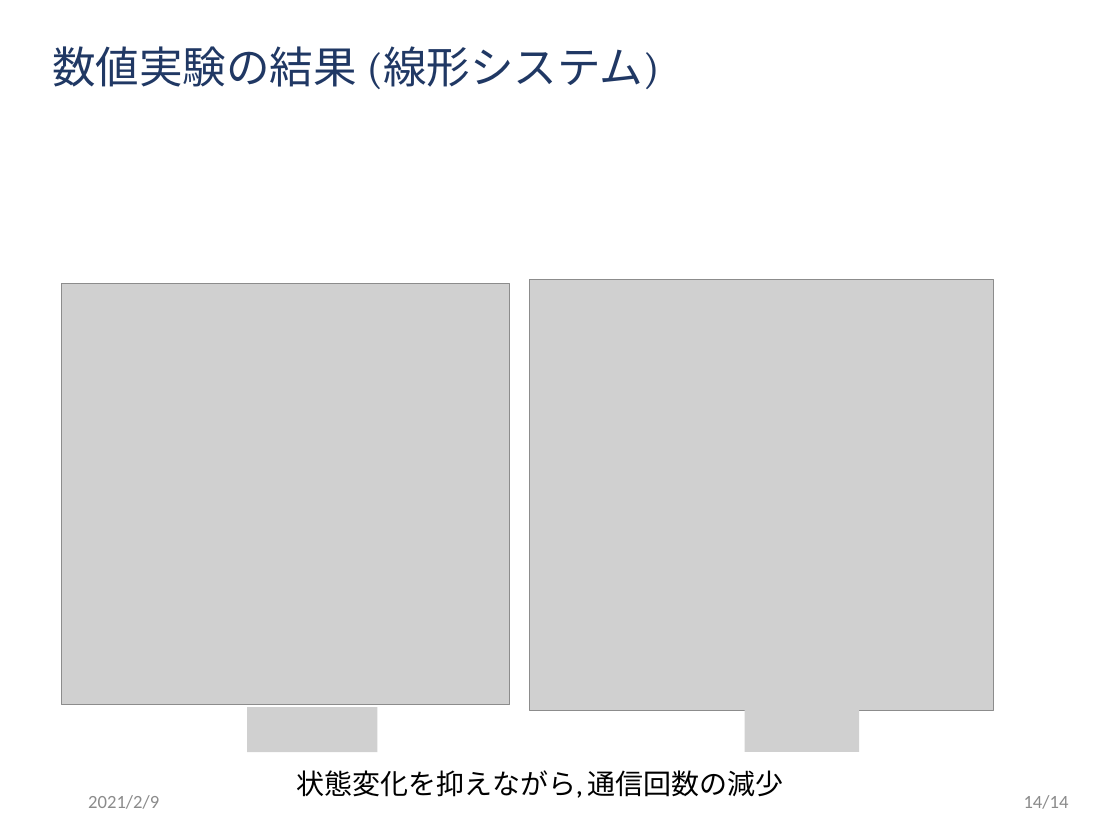
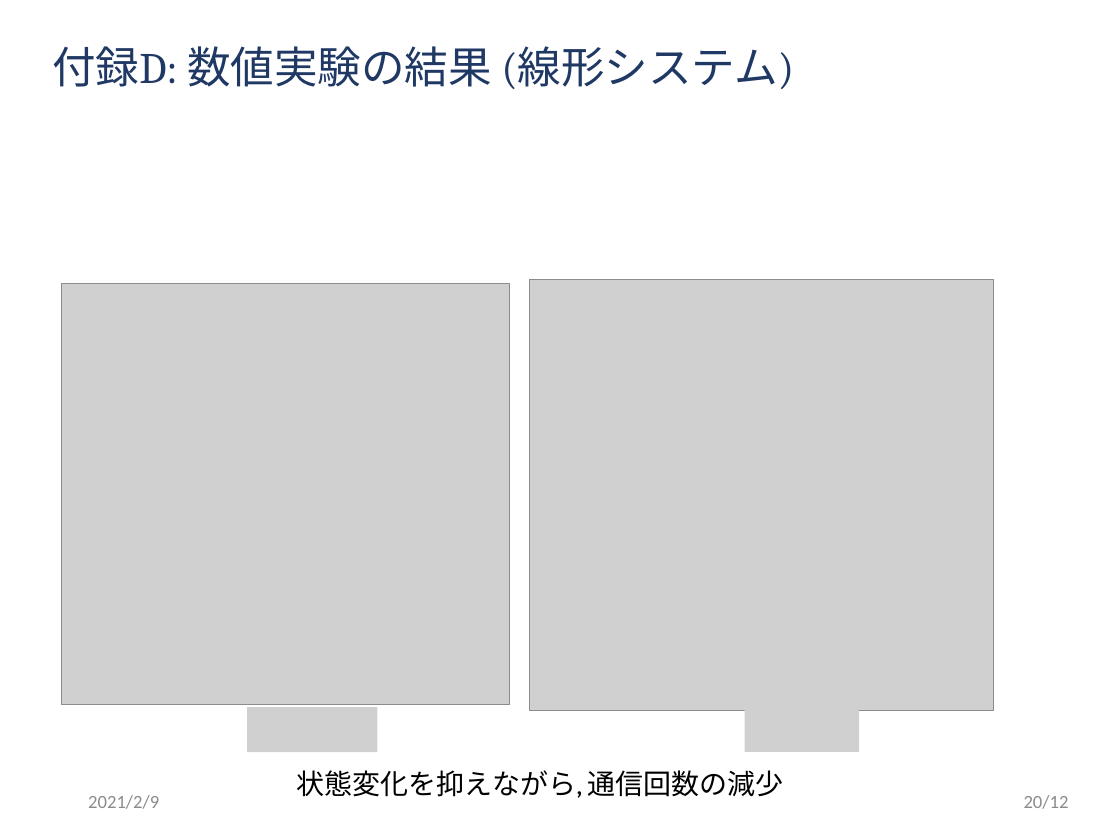
Before and after one commit to ibuki1024/thesis, a slide deck: slide 21 of slide/master.pptx (slide 15 before the commit). Drawn at 1120x840 pixels with LibreOffice and Linux fonts; fonts in the diff are those of the drawing; grey boxes stand for pictures; background and template pictures are left out. Boxes give left, top, right and bottom in pixels: in the first picture for what was removed or moved away, otherwise in the second. Text is boxed around its words. In the diff, an @@ line names an element or a change of style, - is before the commit and + after.

```diff
--- a/slide/master.pptx
+++ b/slide/master.pptx
@@ title at (x1=52, y1=46, x2=794, y2=89): text changed @@
-数値実験の結果 (線形システム)
+付録D: 数値実験の結果 (線形システム)
@@ page number at (x1=1024, y1=795, x2=1069, y2=809): text changed @@
-14/14
+20/12
```
Also in this commit, not shown: 14 other slides changed.
